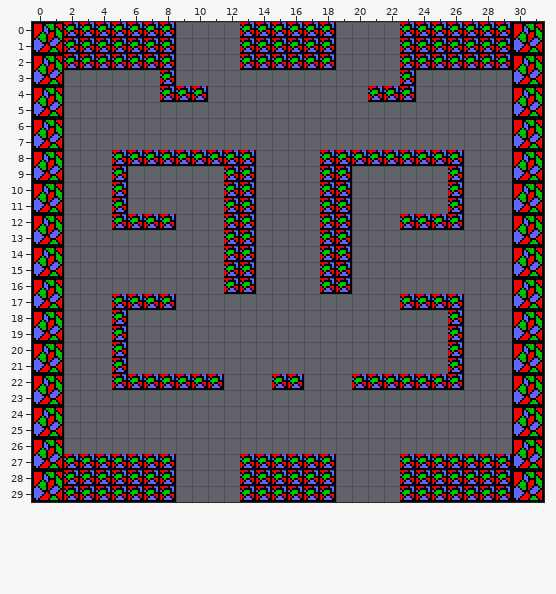
A Tiled map gets an edit: BubbleBobble/TiledData/Levels/Lvl4.tmx. Above, as it was before the edit.
Cells are 8x8 px. Shown: x 0..31, y 0..29.
And afterwards:
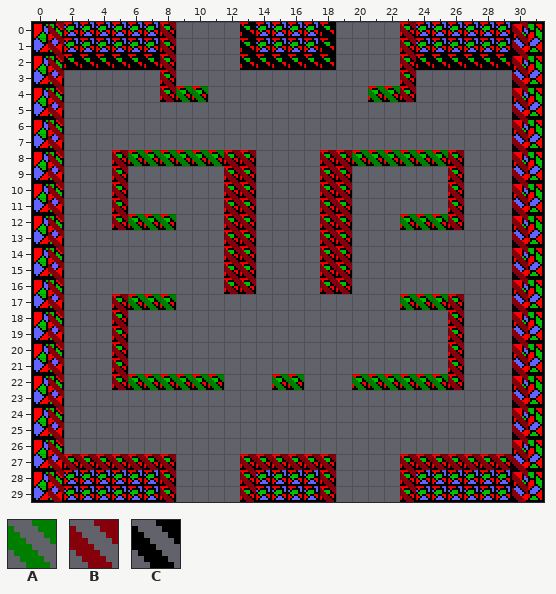
Key: from "Collisions": A 0, B 1, C 2.
_ is an empty cell.
Tiles of an added or newly shown layer are drawn over the layers below it.
Difference:
Layer "CollisionLayer" (now shown):
y 0..1: x 1 _ -> B; x 8 _ -> B; x 13 _ -> C; x 18 _ -> C; x 23 _ -> B; x 30 _ -> B
y 2: x 1..8 ________ -> BCCCCCCB; x 13..18 ______ -> CCCCCC; x 23..30 ________ -> BCCCCCCB
y 3: x 1 _ -> B; x 8 _ -> B; x 23 _ -> B; x 30 _ -> B
y 4: x 1 _ -> B; x 8..10 ___ -> BAA; x 21..23 ___ -> AAB; x 30 _ -> B
y 5..7: x 1 _ -> B; x 30 _ -> B
y 8: x 1 _ -> B; x 5..13 _________ -> BAAAAAABB; x 18..26 _________ -> BBAAAAAAB; x 30 _ -> B
y 9..11: x 1 _ -> B; x 5 _ -> B; x 12..13 __ -> BB; x 18..19 __ -> BB; x 26 _ -> B; x 30 _ -> B
y 12: x 1 _ -> B; x 5..8 ____ -> BAAA; x 12..13 __ -> BB; x 18..19 __ -> BB; x 23..26 ____ -> AAAB; x 30 _ -> B
y 13..16: x 1 _ -> B; x 12..13 __ -> BB; x 18..19 __ -> BB; x 30 _ -> B
y 17: x 1 _ -> B; x 5..8 ____ -> BAAA; x 23..26 ____ -> AAAB; x 30 _ -> B
y 18..21: x 1 _ -> B; x 5 _ -> B; x 26 _ -> B; x 30 _ -> B
y 22: x 1 _ -> B; x 5..11 _______ -> BAAAAAA; x 15..16 __ -> AA; x 20..26 _______ -> AAAAAAB; x 30 _ -> B
y 23..26: x 1 _ -> B; x 30 _ -> B
y 27: x 1..8 ________ -> BBBBBBBB; x 13..18 ______ -> BBBBBB; x 23..30 ________ -> BBBBBBBB
y 28..29: x 1 _ -> B; x 8 _ -> B; x 13 _ -> B; x 18 _ -> B; x 23 _ -> B; x 30 _ -> B
Changed places in both pictures, as pixel boxes (x1, y1, x2, y2):
added: (48, 22, 528, 502)
